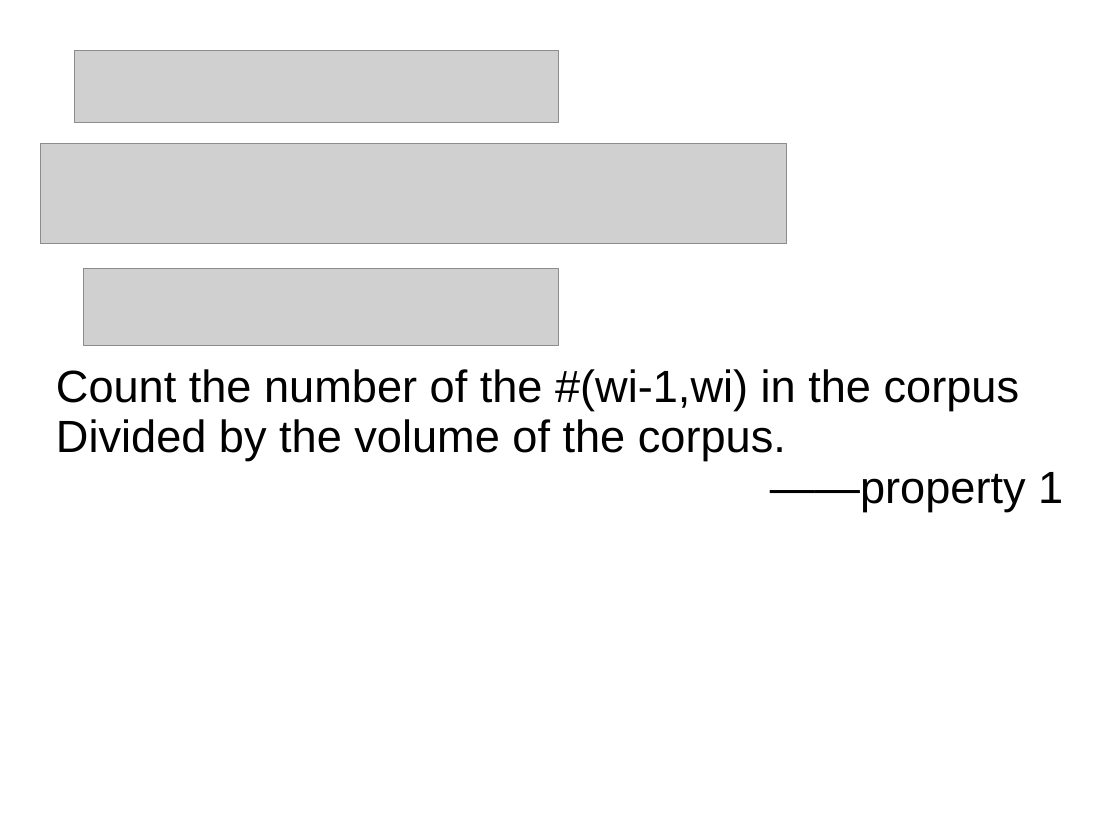
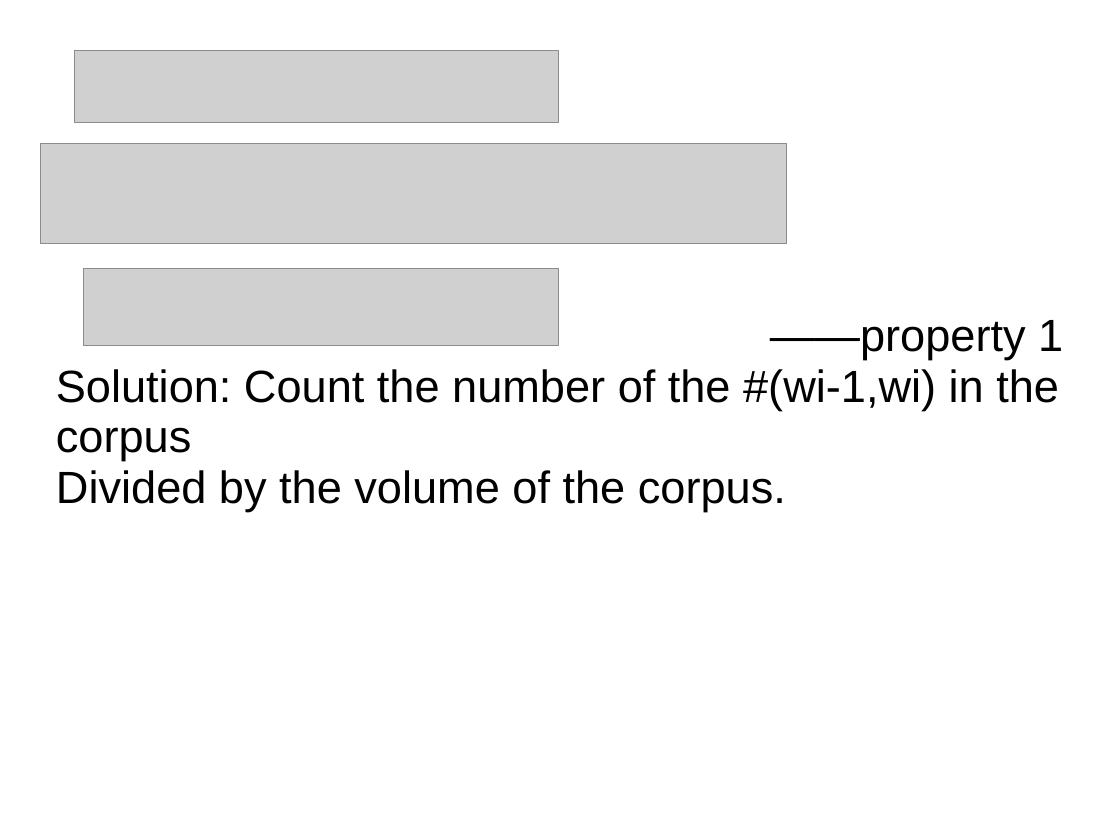
Before and after one commit to GarfieldF/RL_Course-slides_hw, a slide deck: slide 11 of DAY1/lecture1.ppt (slide 8 before the commit). Drawn at 1120x840 pixels with LibreOffice and Linux fonts; fonts in the diff are those of the drawing; grey boxes stand for pictures. Boxes give left, top, right and bottom in pixels: in the first picture for what was removed or moved away, otherwise in the second. Text is boxed around its words. In the diff, an @@ line names an element or a change of style, - is before the commit and + after.

```diff
--- a/DAY1/lecture1.ppt
+++ b/DAY1/lecture1.ppt
@@ text at [56,320,1063,461]: text changed @@
-Count the number of the #(wi-1,wi) in the corpus
+——property 1
+Solution: Count the number of the #(wi-1,wi) in the corpus
@@ text at [770,472,1063,511]: paragraph removed @@
-——property 1
```
Also in this commit, not shown: 9 other slides changed, 6 slides added, 1 slide removed.
